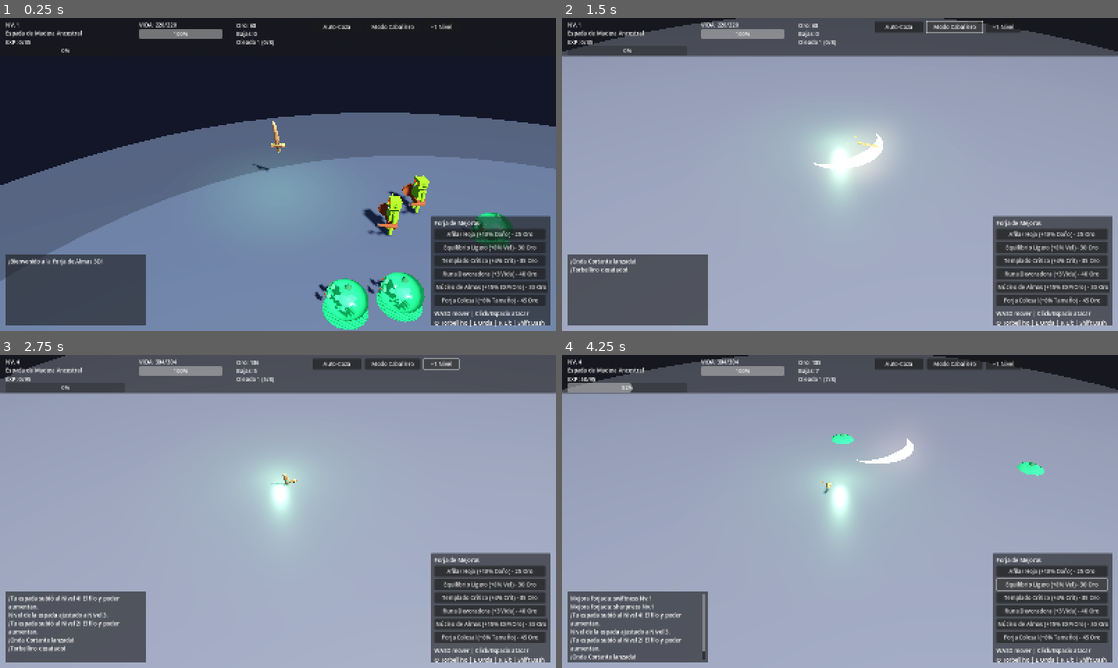
Above: before the commit, frames 1-4 (two rows, left to right).
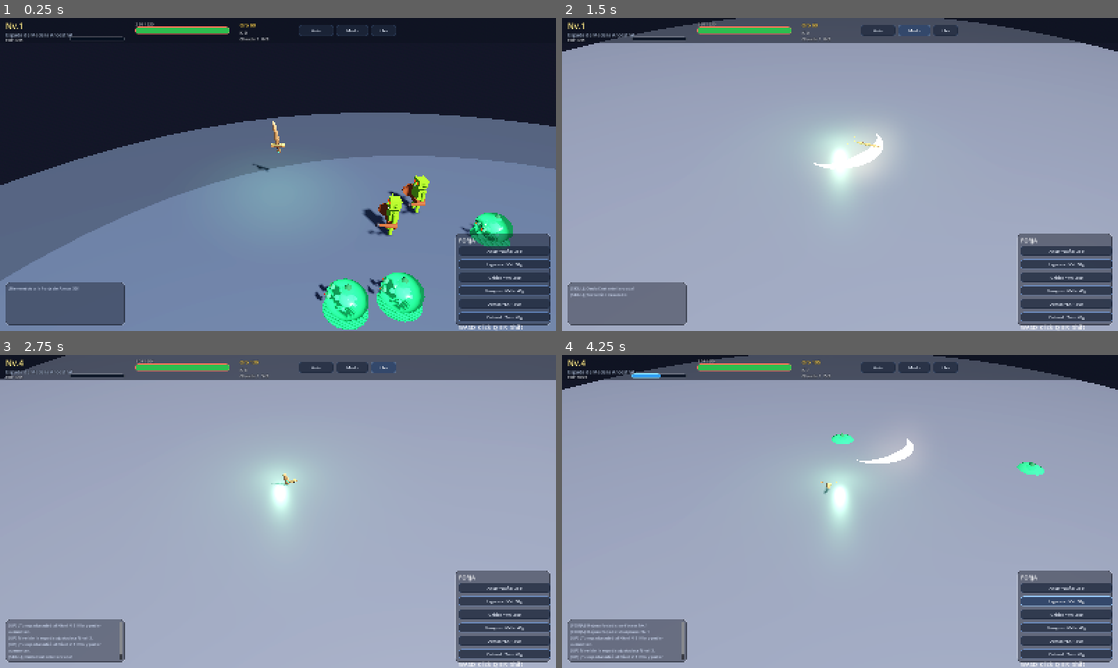
Above: after the commit, the same moments.

Repository: Gxforge/Espada-Anime-Isekai
Game: Godot game, scene res://scenes/Main.tscn
Two runs of this game, one before a commit and one after it. Both use one fixed random seed, a clock stepped at 60 frames per second and the inputs below.
Inputs:
- Up to frame 1 (0.25 s): no input
- Up to frame 2 (1.5 s): click "Auto-Caza" (after the commit: "Auto") at 0.5 s; click "Modo Caballero" (after the commit: "Modo") at 1.25 s
- Up to frame 3 (2.75 s): click "+1 Nivel" (after the commit: "+Nv") at 2 s
- Up to frame 4 (4.25 s): click "Afilar Hoja (+18% Daño) - 25 …" (after the commit: "Afilar +Daño 25g") at 2.75 s; click "Equilibrio Ligero (+8% Vel) -…" (after the commit: "Ligereza +Vel 30g") at 3.5 s

The runs differ from the first frame. In frame 1, 14% of the frame differs, in the area x 1-99%, y 1-100%; in frame 2, 19%; in frame 3, 19%, in the area x 0-100%, y 0-100%; in frame 4, 19%.

Commit message:
Pulido HUD Godot: barras de vida/XP con estilo, menos texto y layout compacto
- StyleBoxFlat runtime para paneles, botones y barras
- HP bar con color dinámico según vida, XP bar cyan, sin porcentajes
- Top bar compacto, log/forja más pequeños y textos abreviados
- Banner de evolución con fade

Diff:
--- a/godot_project/scenes/Main.tscn
+++ b/godot_project/scenes/Main.tscn
@@ -162,106 +162,108 @@
 layout_mode = 1
 anchors_preset = 10
 anchor_right = 1.0
-offset_bottom = 110.0
+offset_bottom = 72.0
 grow_horizontal = 2
 
 [node name="LevelLabel" type="Label" parent="HUD/Control/TopBar"]
 layout_mode = 0
 offset_left = 16.0
-offset_top = 8.0
-offset_right = 120.0
-offset_bottom = 34.0
-text = "NV. 1"
+offset_top = 6.0
+offset_right = 90.0
+offset_bottom = 36.0
+text = "Nv.1"
 
 [node name="SwordNameLabel" type="Label" parent="HUD/Control/TopBar"]
 layout_mode = 0
 offset_left = 16.0
-offset_top = 32.0
-offset_right = 520.0
+offset_top = 38.0
+offset_right = 360.0
 offset_bottom = 58.0
 text = "Espada de Madera Ancestral"
 
 [node name="XPLabel" type="Label" parent="HUD/Control/TopBar"]
 layout_mode = 0
 offset_left = 16.0
-offset_top = 58.0
-offset_right = 260.0
-offset_bottom = 78.0
-text = "EXP: 0/35"
+offset_top = 54.0
+offset_right = 200.0
+offset_bottom = 70.0
+text = "EXP 0/35"
 
 [node name="XPBar" type="ProgressBar" parent="HUD/Control/TopBar"]
 layout_mode = 0
-offset_left = 16.0
-offset_top = 80.0
+offset_left = 200.0
+offset_top = 54.0
 offset_right = 360.0
-offset_bottom = 100.0
+offset_bottom = 66.0
 max_value = 35.0
 value = 0.0
+show_percentage = false
 
 [node name="HPLabel" type="Label" parent="HUD/Control/TopBar"]
 layout_mode = 0
-offset_left = 400.0
+offset_left = 390.0
 offset_top = 8.0
-offset_right = 600.0
-offset_bottom = 30.0
-text = "VIDA: 220/220"
+offset_right = 560.0
+offset_bottom = 24.0
+text = "220 / 220"
 
 [node name="HPBar" type="ProgressBar" parent="HUD/Control/TopBar"]
 layout_mode = 0
-offset_left = 400.0
-offset_top = 32.0
-offset_right = 640.0
-offset_bottom = 54.0
+offset_left = 390.0
+offset_top = 26.0
+offset_right = 660.0
+offset_bottom = 46.0
 max_value = 220.0
 value = 220.0
+show_percentage = false
 
 [node name="GoldLabel" type="Label" parent="HUD/Control/TopBar"]
 layout_mode = 0
-offset_left = 680.0
+offset_left = 690.0
 offset_top = 10.0
-offset_right = 800.0
-offset_bottom = 32.0
-text = "Oro: 60"
+offset_right = 790.0
+offset_bottom = 30.0
+text = "Oro 60"
 
 [node name="KillsLabel" type="Label" parent="HUD/Control/TopBar"]
 layout_mode = 0
-offset_left = 680.0
-offset_top = 34.0
-offset_right = 820.0
-offset_bottom = 56.0
-text = "Bajas: 0"
+offset_left = 690.0
+offset_top = 32.0
+offset_right = 780.0
+offset_bottom = 50.0
+text = "K 0"
 
 [node name="WaveLabel" type="Label" parent="HUD/Control/TopBar"]
 layout_mode = 0
-offset_left = 680.0
-offset_top = 58.0
-offset_right = 860.0
-offset_bottom = 80.0
-text = "Oleada 1 (0/8)"
+offset_left = 690.0
+offset_top = 50.0
+offset_right = 840.0
+offset_bottom = 68.0
+text = "Oleada 1  0/8"
 
 [node name="AutoHuntBtn" type="Button" parent="HUD/Control/TopBar"]
 layout_mode = 0
-offset_left = 900.0
-offset_top = 10.0
-offset_right = 1040.0
-offset_bottom = 42.0
-text = "Auto-Caza"
+offset_left = 860.0
+offset_top = 20.0
+offset_right = 960.0
+offset_bottom = 52.0
+text = "Auto"
 
 [node name="ModeBtn" type="Button" parent="HUD/Control/TopBar"]
 layout_mode = 0
-offset_left = 1050.0
-offset_top = 10.0
-offset_right = 1210.0
-offset_bottom = 42.0
-text = "Modo Caballero"
+offset_left = 968.0
+offset_top = 20.0
+offset_right = 1060.0
+offset_bottom = 52.0
+text = "Modo"
 
 [node name="LevelUpBtn" type="Button" parent="HUD/Control/TopBar"]
 layout_mode = 0
-offset_left = 1220.0
-offset_top = 10.0
-offset_right = 1320.0
-offset_bottom = 42.0
-text = "+1 Nivel"
+offset_left = 1068.0
+offset_top = 20.0
+offset_right = 1140.0
+offset_bottom = 52.0
+text = "+Nv"
 
 [node name="LogPanel" type="Panel" parent="HUD/Control"]
 layout_mode = 1
@@ -269,8 +271,8 @@
 anchor_top = 1.0
 anchor_bottom = 1.0
 offset_left = 16.0
-offset_top = -220.0
-offset_right = 420.0
+offset_top = -140.0
+offset_right = 360.0
 offset_bottom = -16.0
 grow_vertical = 0
 
@@ -296,8 +298,8 @@
 anchor_top = 1.0
 anchor_right = 1.0
 anchor_bottom = 1.0
-offset_left = -360.0
-offset_top = -330.0
+offset_left = -290.0
+offset_top = -280.0
 offset_right = -16.0
 offset_bottom = -16.0
 grow_horizontal = 0
@@ -307,66 +309,65 @@
 layout_mode = 0
 offset_left = 10.0
 offset_top = 8.0
-offset_right = 340.0
-offset_bottom = 30.0
-text = "Forja de Mejoras"
+offset_right = 270.0
+offset_bottom = 28.0
+text = "FORJA"
 
 [node name="SharpBtn" type="Button" parent="HUD/Control/ForgePanel"]
 layout_mode = 0
 offset_left = 10.0
 offset_top = 36.0
-offset_right = 330.0
-offset_bottom = 68.0
-text = "Afilar Hoja (+18% Daño) - 25 Oro"
+offset_right = 274.0
+offset_bottom = 64.0
+text = "Afilar +Daño  25g"
 
 [node name="SwiftBtn" type="Button" parent="HUD/Control/ForgePanel"]
 layout_mode = 0
 offset_left = 10.0
 offset_top = 74.0
-offset_right = 330.0
-offset_bottom = 106.0
-text = "Equilibrio Ligero (+8% Vel) - 30 Oro"
+offset_right = 274.0
+offset_bottom = 102.0
+text = "Ligereza +Vel  30g"
 
 [node name="CritBtn" type="Button" parent="HUD/Control/ForgePanel"]
 layout_mode = 0
 offset_left = 10.0
 offset_top = 112.0
-offset_right = 330.0
-offset_bottom = 144.0
-text = "Templado Crítico (+4% Crit) - 35 Oro"
+offset_right = 274.0
+offset_bottom = 140.0
+text = "Crítico +4%  35g"
 
 [node name="VampBtn" type="Button" parent="HUD/Control/ForgePanel"]
 layout_mode = 0
 offset_left = 10.0
 offset_top = 150.0
-offset_right = 330.0
-offset_bottom = 182.0
-text = "Runa Devoradora (+3 Vida) - 40 Oro"
+offset_right = 274.0
+offset_bottom = 178.0
+text = "Vampiro +Vida  40g"
 
 [node name="SoulBtn" type="Button" parent="HUD/Control/ForgePanel"]
 layout_mode = 0
 offset_left = 10.0
 offset_top = 188.0
-offset_right = 330.0
-offset_bottom = 220.0
-text = "Núcleo de Almas (+15% EXP/Oro) - 30 Oro"
+offset_right = 274.0
+offset_bottom = 216.0
+text = "Almas +EXP  30g"
 
 [node name="SizeBtn" type="Button" parent="HUD/Control/ForgePanel"]
 layout_mode = 0
 offset_left = 10.0
 offset_top = 226.0
-offset_right = 330.0
-offset_bottom = 258.0
-text = "Forja Colosal (+6% Tamaño) - 45 Oro"
+offset_right = 274.0
+offset_bottom = 254.0
+text = "Colosal +Tam  45g"
 
 [node name="ControlsHint" type="Label" parent="HUD/Control/ForgePanel"]
 layout_mode = 0
 offset_left = 10.0
-offset_top = 268.0
-offset_right = 330.0
-offset_bottom = 306.0
-text = "WASD mover | Click/Espacio atacar
-Q Torbellino | E Onda | R Ult | Shift Dash"
+offset_top = 258.0
+offset_right = 274.0
+offset_bottom = 276.0
+text = "WASD  Click  Q E R  Shift"
 autowrap_mode = 2
 
 [node name="EvoBanner" type="Panel" parent="HUD/Control"]
@@ -375,10 +376,10 @@
 anchors_preset = 5
 anchor_left = 0.5
 anchor_right = 0.5
-offset_left = -300.0
-offset_top = 130.0
-offset_right = 300.0
-offset_bottom = 190.0
+offset_left = -260.0
+offset_top = 88.0
+offset_right = 260.0
+offset_bottom = 136.0
 grow_horizontal = 2
 
 [node name="EvoLabel" type="Label" parent="HUD/Control/EvoBanner"]
--- a/godot_project/scripts/HUD.gd
+++ b/godot_project/scripts/HUD.gd
@@ -16,6 +16,107 @@
 var player: Player
 var log_lines: Array[String] = []
 
+func _ready() -> void:
+	_style_ui()
+
+func _style_ui() -> void:
+	var top: Panel = $Control/TopBar
+	var log_panel: Panel = $Control/LogPanel
+	var forge: Panel = $Control/ForgePanel
+	var evo: Panel = $Control/EvoBanner
+
+	_apply_panel_style(top, Color(0.05, 0.07, 0.12, 0.55), Color(0.3, 0.7, 1.0, 0.18), 0)
+	_apply_panel_style(log_panel, Color(0.04, 0.05, 0.09, 0.38), Color(1,1,1,0.06), 10)
+	_apply_panel_style(forge, Color(0.04, 0.05, 0.09, 0.42), Color(1,1,1,0.08), 10)
+	_apply_panel_style(evo, Color(0.12, 0.08, 0.02, 0.72), Color(1.0, 0.75, 0.2, 0.45), 12)
+
+	_style_bar(hp_bar, Color(0.12, 0.02, 0.04, 0.85), Color(0.9, 0.18, 0.25, 0.95), Color(1.0, 0.45, 0.35, 0.95))
+	_style_bar(xp_bar, Color(0.02, 0.06, 0.12, 0.85), Color(0.2, 0.65, 1.0, 0.95), Color(0.55, 0.9, 1.0, 0.95))
+
+	for lbl in [level_label, sword_name_label, xp_label, hp_label, gold_label, kills_label, wave_label]:
+		if lbl:
+			lbl.add_theme_color_override("font_color", Color(0.93, 0.95, 1.0, 0.95))
+			lbl.add_theme_color_override("font_outline_color", Color(0,0,0,0.7))
+			lbl.add_theme_constant_override("outline_size", 3)
+
+	level_label.add_theme_font_size_override("font_size", 24)
+	level_label.add_theme_color_override("font_color", Color(1.0, 0.92, 0.55, 1.0))
+	sword_name_label.add_theme_font_size_override("font_size", 14)
+	sword_name_label.add_theme_color_override("font_color", Color(0.78, 0.86, 1.0, 0.9))
+	xp_label.add_theme_font_size_override("font_size", 12)
+	hp_label.add_theme_font_size_override("font_size", 12)
+	gold_label.add_theme_font_size_override("font_size", 14)
+	gold_label.add_theme_color_override("font_color", Color(1.0, 0.84, 0.35, 1.0))
+	kills_label.add_theme_font_size_override("font_size", 13)
+	wave_label.add_theme_font_size_override("font_size", 13)
+
+	log_label.add_theme_font_size_override("normal_font_size", 12)
+	log_label.add_theme_color_override("default_color", Color(0.85, 0.9, 1.0, 0.82))
+
+	evo_banner_label.add_theme_font_size_override("font_size", 28)
+	evo_banner_label.add_theme_color_override("font_color", Color(1.0, 0.93, 0.65, 1.0))
+	evo_banner_label.add_theme_color_override("font_outline_color", Color(0,0,0,0.8))
+	evo_banner_label.add_theme_constant_override("outline_size", 4)
+
+	# Style buttons
+	for b in _all_buttons():
+		_style_button(b)
+
+func _all_buttons() -> Array[Button]:
+	var arr: Array[Button] = []
+	var root := $Control
+	for n in [root.get_node_or_null("TopBar/AutoHuntBtn"), root.get_node_or_null("TopBar/ModeBtn"), root.get_node_or_null("TopBar/LevelUpBtn"),
+		root.get_node_or_null("ForgePanel/SharpBtn"), root.get_node_or_null("ForgePanel/SwiftBtn"), root.get_node_or_null("ForgePanel/CritBtn"),
+		root.get_node_or_null("ForgePanel/VampBtn"), root.get_node_or_null("ForgePanel/SoulBtn"), root.get_node_or_null("ForgePanel/SizeBtn")]:
+		if n is Button:
+			arr.append(n)
+	return arr
+
+func _style_button(b: Button) -> void:
+	var normal := StyleBoxFlat.new()
+	normal.bg_color = Color(0.12, 0.16, 0.24, 0.72)
+	normal.border_color = Color(0.45, 0.65, 0.95, 0.25)
+	normal.set_border_width_all(1)
+	normal.set_corner_radius_all(6)
+	normal.content_margin_left = 8; normal.content_margin_right = 8
+	normal.content_margin_top = 4; normal.content_margin_bottom = 4
+	var hover := normal.duplicate()
+	hover.bg_color = Color(0.2, 0.28, 0.42, 0.85)
+	hover.border_color = Color(0.6, 0.8, 1.0, 0.45)
+	var pressed := normal.duplicate()
+	pressed.bg_color = Color(0.08, 0.12, 0.18, 0.9)
+	b.add_theme_stylebox_override("normal", normal)
+	b.add_theme_stylebox_override("hover", hover)
+	b.add_theme_stylebox_override("pressed", pressed)
+	b.add_theme_stylebox_override("focus", hover)
+	b.add_theme_color_override("font_color", Color(0.92, 0.95, 1.0, 0.95))
+	b.add_theme_font_size_override("font_size", 12)
+
+func _apply_panel_style(p: Panel, bg: Color, border: Color, radius: int) -> void:
+	var sb := StyleBoxFlat.new()
+	sb.bg_color = bg
+	sb.border_color = border
+	sb.set_border_width_all(1 if radius > 0 else 0)
+	if radius > 0:
+		sb.set_corner_radius_all(radius)
+	p.add_theme_stylebox_override("panel", sb)
+
+func _style_bar(bar: ProgressBar, bg: Color, fill_a: Color, fill_b: Color) -> void:
+	var bg_sb := StyleBoxFlat.new()
+	bg_sb.bg_color = bg
+	bg_sb.set_corner_radius_all(5)
+	bg_sb.set_border_width_all(1)
+	bg_sb.border_color = Color(1,1,1,0.08)
+	var fill_sb := StyleBoxFlat.new()
+	fill_sb.bg_color = fill_a
+	fill_sb.border_color = fill_b
+	fill_sb.set_border_width_all(1)
+	fill_sb.set_corner_radius_all(5)
+	# subtle gradient via shadow not available; use border highlight
+	bar.add_theme_stylebox_override("background", bg_sb)
+	bar.add_theme_stylebox_override("fill", fill_sb)
+	bar.show_percentage = false
+
 func connect_player(p: Player) -> void:
 	player = p
 	player.hp_changed.connect(_on_hp)
@@ -25,7 +126,6 @@
 	player.wave_changed.connect(_on_wave)
 	player.evolution_changed.connect(_on_evo)
 	player.log_added.connect(_on_log)
-	# init
 	_on_hp(player.player_hp, player.player_max_hp)
 	_on_xp(player.current_xp, GameData.get_xp_required(player.sword_level), player.sword_level)
 	_on_gold(player.gold)
@@ -36,50 +136,61 @@
 func _on_hp(cur: int, max_hp: int) -> void:
 	hp_bar.max_value = max_hp
 	hp_bar.value = cur
-	hp_label.text = "VIDA: %d/%d" % [cur, max_hp]
+	hp_label.text = "%d / %d" % [cur, max_hp]
+	# dynamic color: green->yellow->red
+	var ratio := float(cur) / float(maxi(1, max_hp))
+	var fill: StyleBoxFlat = hp_bar.get_theme_stylebox("fill")
+	if fill:
+		if ratio > 0.5:
+			fill.bg_color = Color(0.18, 0.78, 0.32, 0.95).lerp(Color(0.95, 0.75, 0.2, 0.95), (1.0 - ratio) * 2.0)
+		else:
+			fill.bg_color = Color(0.95, 0.75, 0.2, 0.95).lerp(Color(0.9, 0.18, 0.25, 0.95), (0.5 - ratio) * 2.0)
 
 func _on_xp(cur: int, req: int, level: int) -> void:
 	xp_bar.max_value = req
 	xp_bar.value = cur
-	xp_label.text = "EXP: %d/%d" % [cur, req]
-	level_label.text = "NV. %d" % level
+	xp_label.text = "EXP %d/%d" % [cur, req]
+	level_label.text = "Nv.%d" % level
 	var tier = GameData.get_sword_for_level(level)
 	sword_name_label.text = str(tier["name"])
 
 func _on_gold(g: int) -> void:
-	gold_label.text = "Oro: %d" % g
+	gold_label.text = "Oro %d" % g
 
 func _on_kills(k: int) -> void:
-	kills_label.text = "Bajas: %d" % k
+	kills_label.text = "K %d" % k
 
 func _on_wave(w: int, wk: int) -> void:
-	wave_label.text = "Oleada %d (%d/8)" % [w, wk]
+	wave_label.text = "Oleada %d  %d/8" % [w, wk]
 
 func _on_evo(tier: Dictionary) -> void:
 	evo_banner.visible = true
-	evo_banner_label.text = "¡EVOLUCIÓN! %s" % str(tier["name"])
+	evo_banner.modulate.a = 1.0
+	evo_banner_label.text = "¡EVOLUCIÓN!  %s" % str(tier["name"])
 	var tw := create_tween()
-	tw.tween_interval(4.0)
-	tw.tween_callback(func(): evo_banner.visible = false)
+	tw.tween_interval(3.2)
+	tw.tween_property(evo_banner, "modulate:a", 0.0, 0.5)
+	tw.tween_callback(func(): evo_banner.visible = false; evo_banner.modulate.a = 1.0)
 
 func _on_log(text: String, kind: String) -> void:
-	log_lines.push_front(text)
-	if log_lines.size() > 8:
-		log_lines.resize(8)
+	var prefix := ""
+	match kind:
+		"evolution": prefix = "[EVO] "
+		"skill": prefix = "[SKILL] "
+		"upgrade": prefix = "[FORJA] "
+		"boss": prefix = "[!] "
+		"levelup": prefix = "[UP] "
+	log_lines.push_front(prefix + text)
+	if log_lines.size() > 5:
+		log_lines.resize(5)
 	log_label.text = "\n".join(log_lines)
 
 func _on_auto_hunt_pressed() -> void:
-	if player:
-		player.toggle_auto_hunt()
-
+	if player: player.toggle_auto_hunt()
 func _on_mode_pressed() -> void:
-	if player:
-		player.toggle_wielder_mode()
-
+	if player: player.toggle_wielder_mode()
 func _on_level_up_pressed() -> void:
-	if player:
-		player.jump_to_level(player.sword_level + 1)
-
+	if player: player.jump_to_level(player.sword_level + 1)
 func _on_upgrade_sharpness_pressed() -> void:
 	if player: player.buy_upgrade("sharpness", 25)
 func _on_upgrade_swiftness_pressed() -> void:
